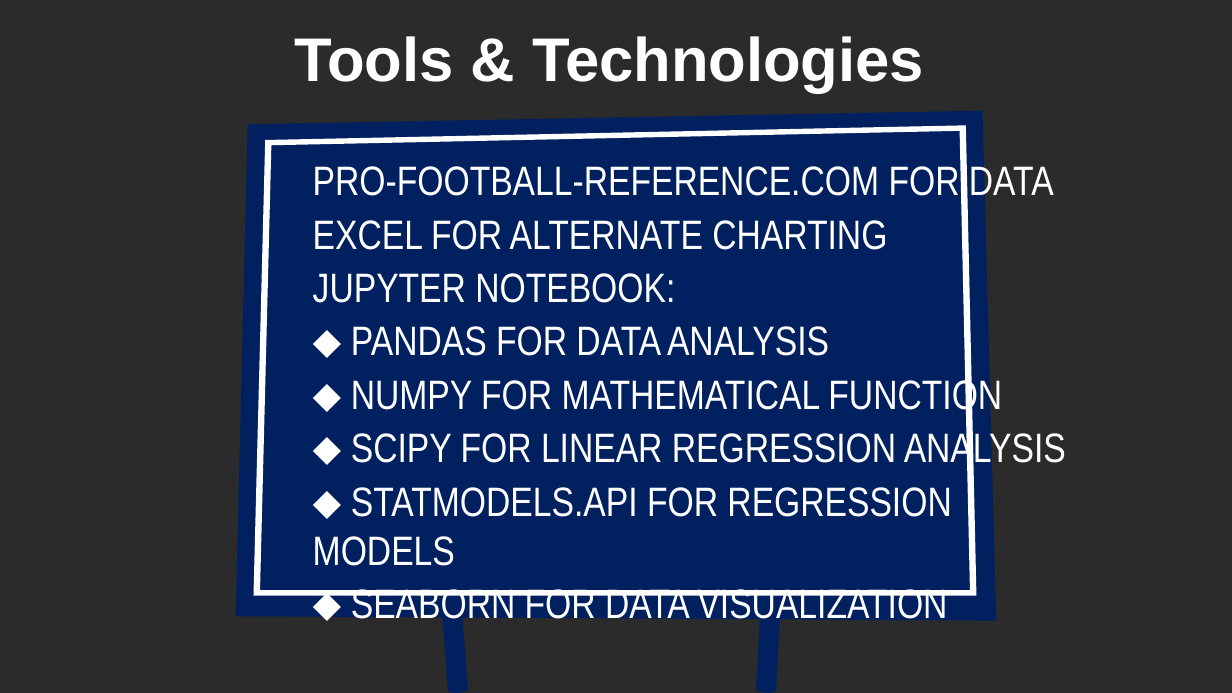
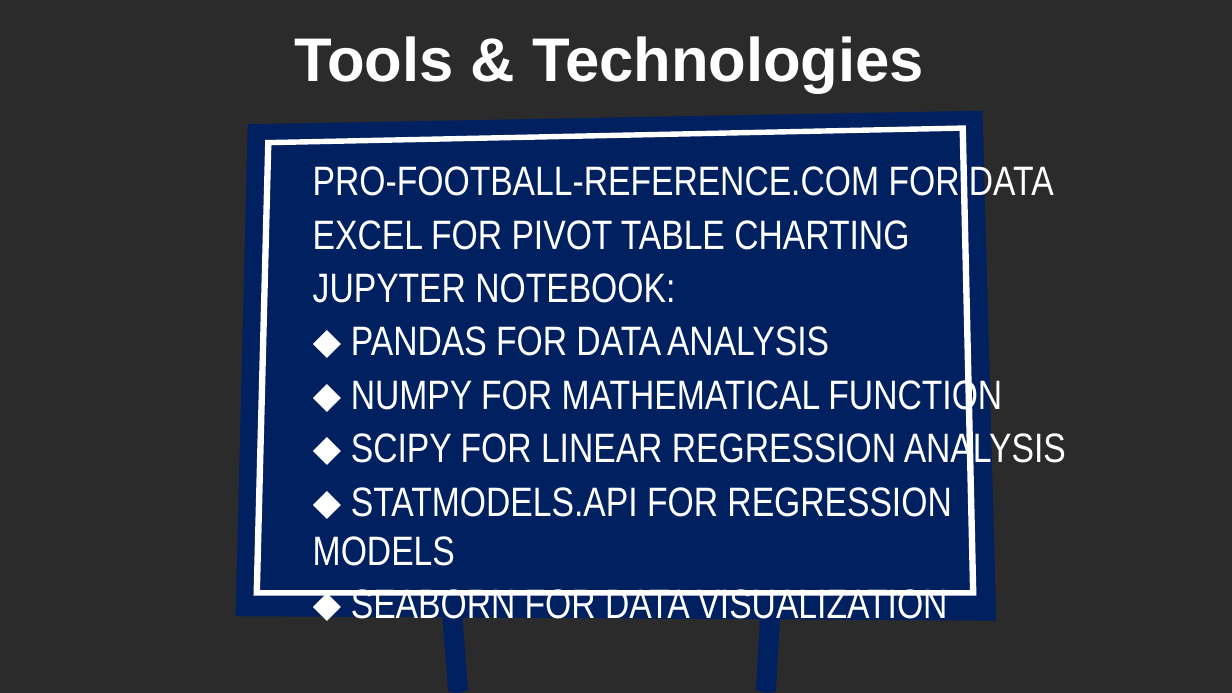
Before and after one commit to mlech413/NFL_Playoff_Analysis, a slide deck: slide 6 of Presentation/NFL Playoff Analysis.pptx. Drawn at 1232x693 pixels with LibreOffice and Linux fonts; fonts in the diff are those of the drawing; background and template pictures are left out; a plain dark background stands for a picture behind light text. Boxes give left, top, right and bottom in pixels: in the first picture for what was removed or moved away, otherwise in the second. Text is boxed around its words. In the diff, an @@ line names an element or a change of style, - is before the commit and + after.

```diff
--- a/Presentation/NFL Playoff Analysis.pptx
+++ b/Presentation/NFL Playoff Analysis.pptx
@@ text at bbox=[313, 220, 909, 250]: text changed @@
-EXCEL FOR ALTERNATE CHARTING
+EXCEL FOR PIVOT TABLE CHARTING
```
Also in this commit, not shown: 1 other file.
